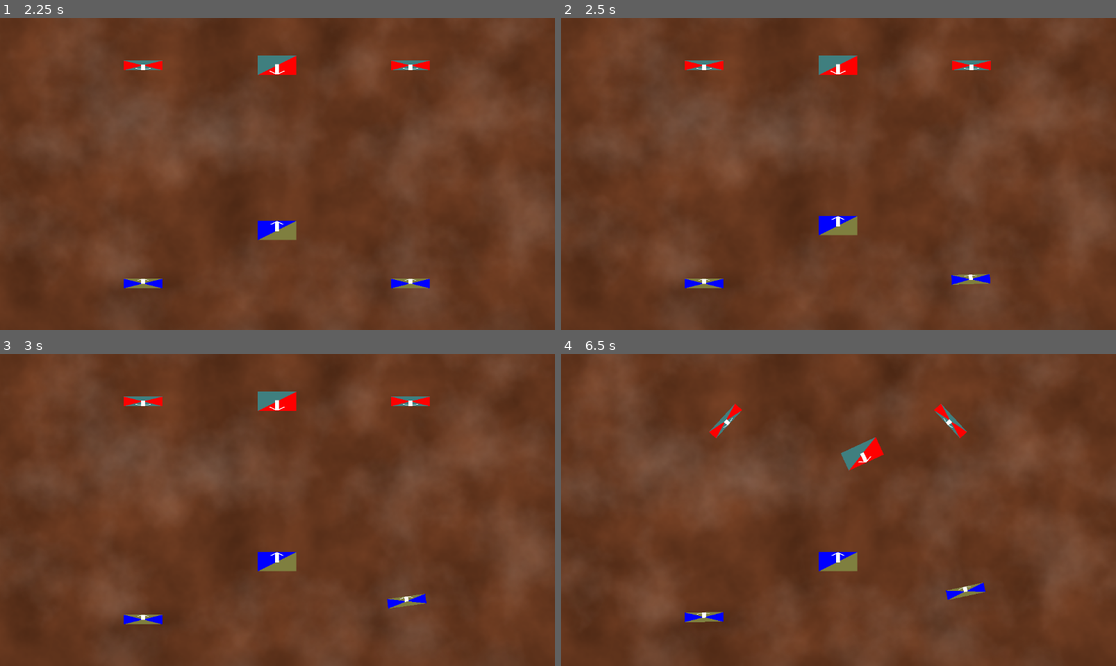
Above: before the commit, frames 1-4 (two rows, left to right).
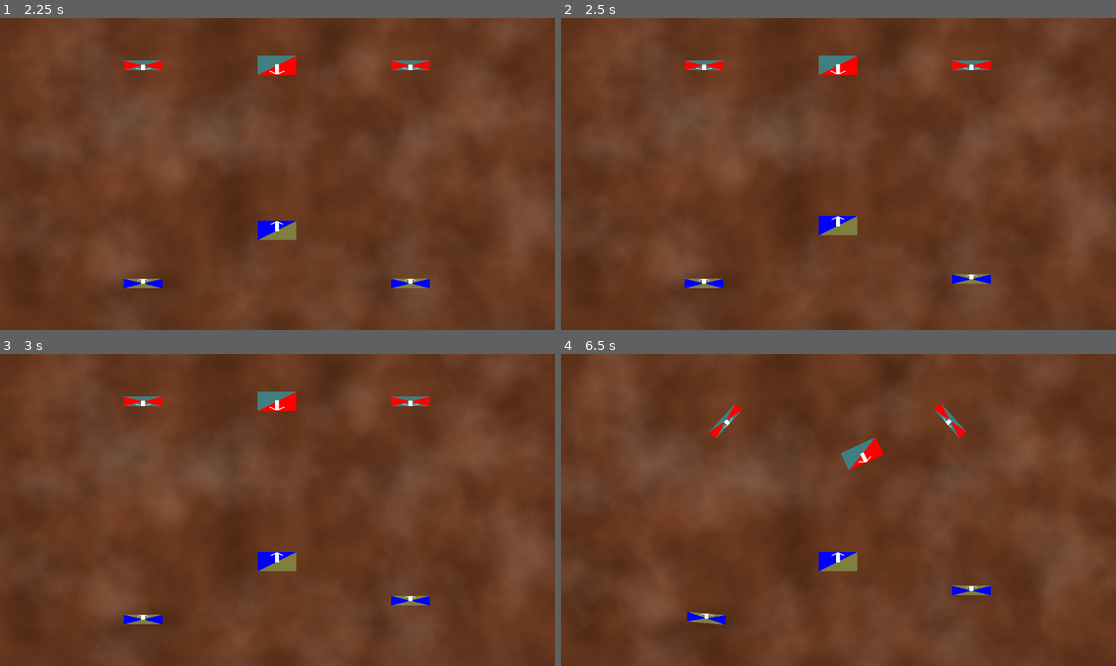
Above: after the commit, the same moments.

Repository: Habidakus/fantasy-battle
Game: Godot game, scene res://Scenes/TopLevelStateMachine.tscn
Same seed, same stepped clock (60 frames per second), same inputs: the game is played once before the commit and once after it.
Inputs (mouse positions are in pixels of both pictures, inside the frame that each line leads up to):
- Up to frame 1 (2.25 s): tap Enter at 0.5 s; move the mouse to (399, 158) at 0.52 s; click (399, 158) at 0.67 s; click "Play" at 1.25 s; move the mouse to (166, 189) at 2.02 s; click (166, 189) at 2.17 s
- Up to frame 2 (2.5 s): no input
- Up to frame 3 (3 s): move the mouse to (333, 441) at 2.77 s; click (333, 441) at 2.92 s
- Up to frame 4 (6.5 s): move the mouse to (810, 572) at 3.52 s; click (810, 572) at 3.67 s; move the mouse to (1005, 556) at 4.27 s; click (1005, 556) at 4.42 s; move the mouse to (672, 463) at 5.02 s; click (672, 463) at 5.17 s; move the mouse to (866, 510) at 5.77 s; click (866, 510) at 5.92 s

Frame 1 is identical in both runs. In frame 2, less than 0.1% of the frame differs, in the area x 70-78%, y 81-86%; in frame 3, 0.2%; in frame 4, 0.4%, in the area x 22-78%, y 15-87%.

Commit message:
Make sure squads don't clip through random other squads when moving

Diff:
--- a/Scripts/BoardState.gd
+++ b/Scripts/BoardState.gd
@@ -97,6 +97,33 @@
                 return squad
     assert(false)
     return null
+
+func CheckForCollisions(travelling_squad : Squad, destination : Vector2) -> Vector2:
+    var travel_vector : Vector2 = destination - travelling_squad.position
+    var travel_normal : Vector2 = travel_vector.normalized()
+    var travel_angle : float = travel_vector.angle()
+    var travel_length : float = travel_vector.length()
+    var points : Array[Vector2] = travelling_squad.GetLeadingEdgeAtRotation(travel_angle)
+    var shortened_length : float = travel_length * 2
+    var point_count : int = points.size()
+    var dest_points : Array[Vector2]
+    for point : Vector2 in points:
+        dest_points.append(point + travel_normal * travel_length)
+    for squad : Squad in _turn_order:
+        if squad.id == travelling_squad.id:
+            continue
+        for squad_edge : Array in squad.GetOutline():
+            for point_index in range(point_count):
+                var hit_point = Geometry2D.segment_intersects_segment(points[point_index], dest_points[point_index], squad_edge[0], squad_edge[1])
+                if hit_point != null:
+                    var new_length : float = (hit_point - points[point_index]).length()
+                    if new_length < shortened_length:
+                        shortened_length = new_length
+    if shortened_length > travel_length:
+        return destination
+    else:
+        #print("%s's shortened length = %s" % [travelling_squad, shortened_length])
+        return travelling_squad.position + travel_normal * shortened_length
 
 func DelaySquad(id : int, time : float) -> void:
     var squad : Squad = GetSquadById(id)
--- a/Scripts/GameState.gd
+++ b/Scripts/GameState.gd
@@ -34,6 +34,9 @@
         var ret_val : Array[MMCAction]
         ret_val.append(ArmyControllerAction.CreateSidePass(_current_controller))
         return ret_val
+
+func CheckForCollisions(travelling_squad : Squad, destination : Vector2) -> Vector2:
+    return _board_state.CheckForCollisions(travelling_squad, destination)
 
 func AssignNextSquadToGo() -> void:
     _squad = _board_state.GetNextSquadToGo()
--- a/Scripts/Squad.gd
+++ b/Scripts/Squad.gd
@@ -105,6 +105,14 @@
         var dir : Vector2 = (mid_edge - position).normalized()
         ret_val.append(dir * distance + mid_edge)
     return ret_val
+
+
+func GetLeadingEdgeAtRotation(angle : float) -> Array[Vector2]:
+    var dims : Vector2 = GetDepthAndWidth() / 2.0
+    var pointA : Vector2 = Vector2(dims.y, -dims.x).rotated(angle) + position
+    var pointB : Vector2 = Vector2(dims.y, dims.x).rotated(angle) + position
+    var pointC : Vector2 = (pointA + pointB) / 2.0
+    return [pointA, pointC, pointB]
 
 func GetOutline() -> Array:
     var dims : Vector2 = GetDepthAndWidth() / 2.0
@@ -200,7 +208,8 @@
                 ret_val.append(ArmyControllerAction.CreateCharge(self, enemy))
             else:
                 for point : Vector2 in enemy.GetInterestingPointsNearMe(self.GetMoveDistance() * 0.95):
-                    move_spots.append(point)
+                    var shortened_point : Vector2 = game_state.CheckForCollisions(self, point)
+                    move_spots.append(shortened_point)
         if move_spots.size() < 4:
             for point in move_spots:
                 ret_val.append(ArmyControllerAction.CreateMoveTowards(self, point))
Not shown, changed: notes.txt
